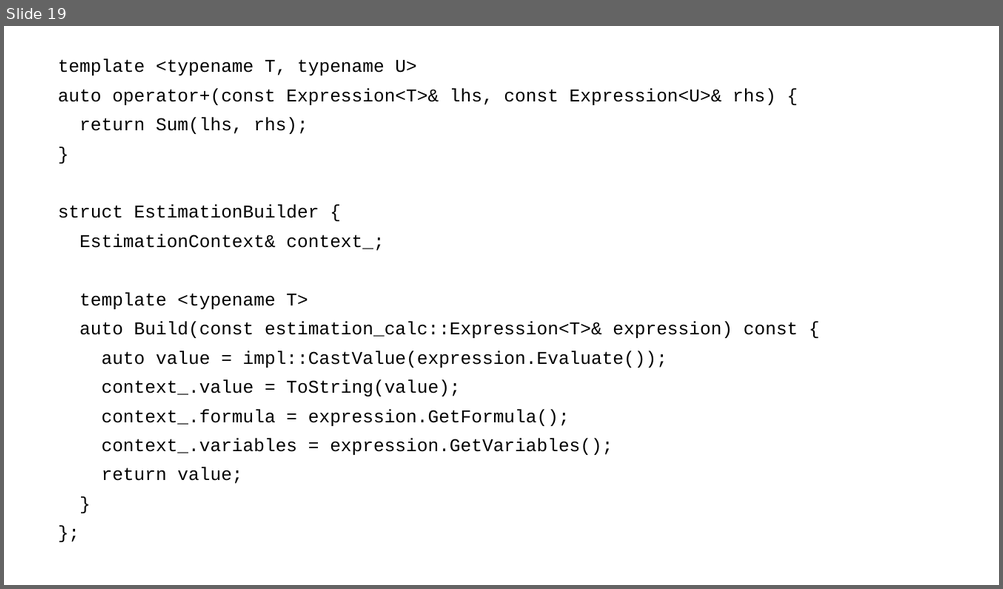
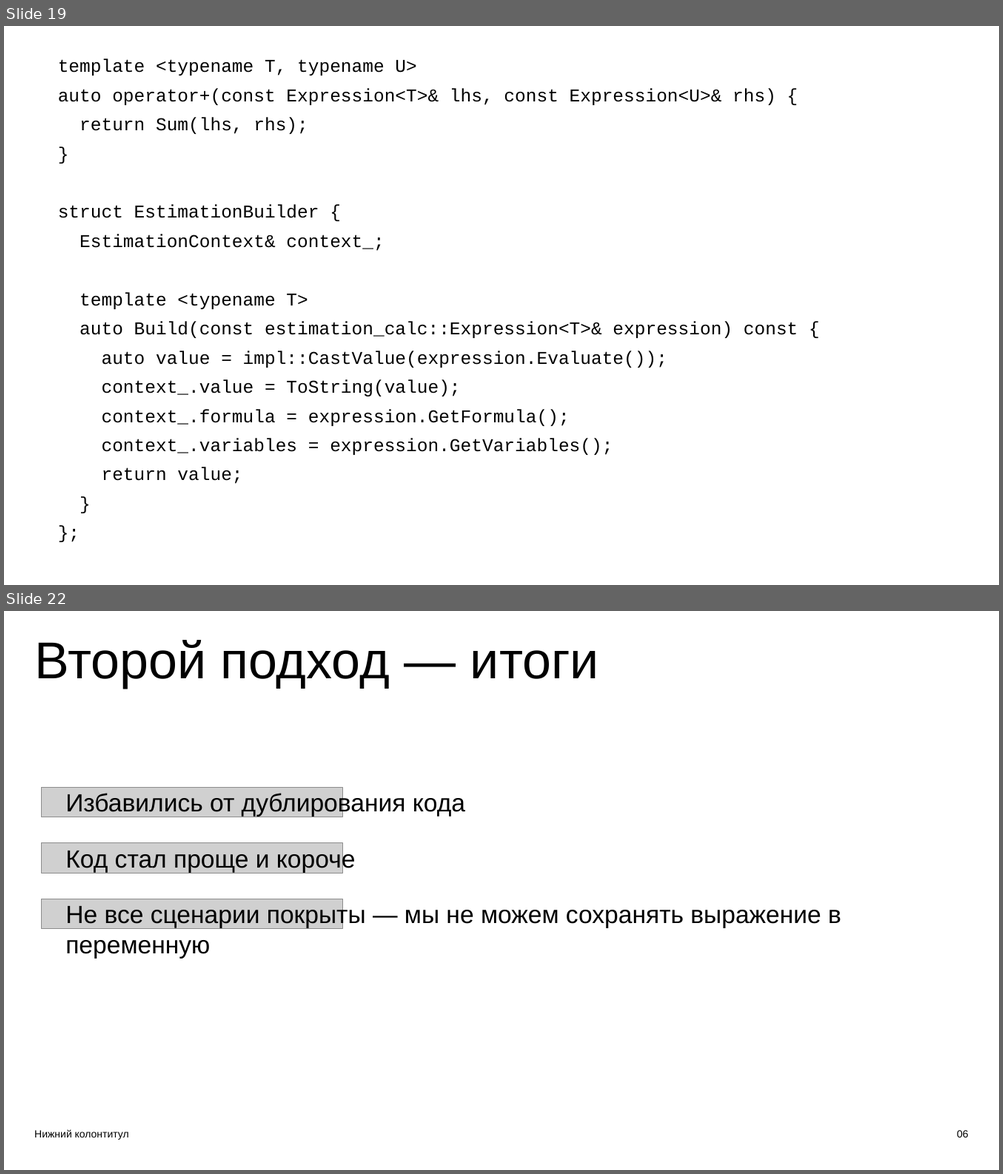
Before and after one commit to ishfb/zcc23, a slide deck: slides.pptx. Shown one above the other, each under a label of ours: slide 19 before the commit, slides 19 and 22 after it; the slides between them are not shown. The pictures are 1003x589 and 1003x1174 pixels, drawn with LibreOffice and Linux fonts; fonts in the diff are those of the drawing; grey boxes stand for pictures. Boxes give left, top, right and bottom in pixels: in the first picture for what was removed or moved away, otherwise in the second. Text is boxed around its words. In the diff, an @@ line names an element or a change of style, - is before the commit and + after.

```diff
--- a/slides.pptx
+++ b/slides.pptx
@@ slide 22 added at [4, 611, 999, 1170], background #FFFFFF @@
@@ text added at [35, 640, 599, 688], 75 pt, text #000000 @@
+Второй подход — итоги
@@ picture added at [41, 787, 342, 817] @@
@@ rectangle added at [17, 789, 34, 807], fill #FFFFFF @@
@@ text added at [65, 792, 465, 816], 36 pt, text #000000 @@
+Избавились от дублирования кода
@@ picture added at [41, 843, 342, 873] @@
@@ text added at [65, 848, 356, 872], 36 pt, text #000000 @@
+Код стал проще и короче
@@ picture added at [41, 899, 342, 928] @@
@@ text added at [65, 903, 841, 928], 36 pt, text #000000 @@
+Не все сценарии покрыты — мы не можем сохранять выражение в переменную
@@ text added at [34, 1130, 129, 1140], 15 pt, text #000000 @@
+Нижний колонтитул
@@ text added at [956, 1130, 968, 1138], 15 pt, text #000000 @@
+06
```
Also in this commit, not shown: 1 slide changed, 3 other slides added, 1 other file.
